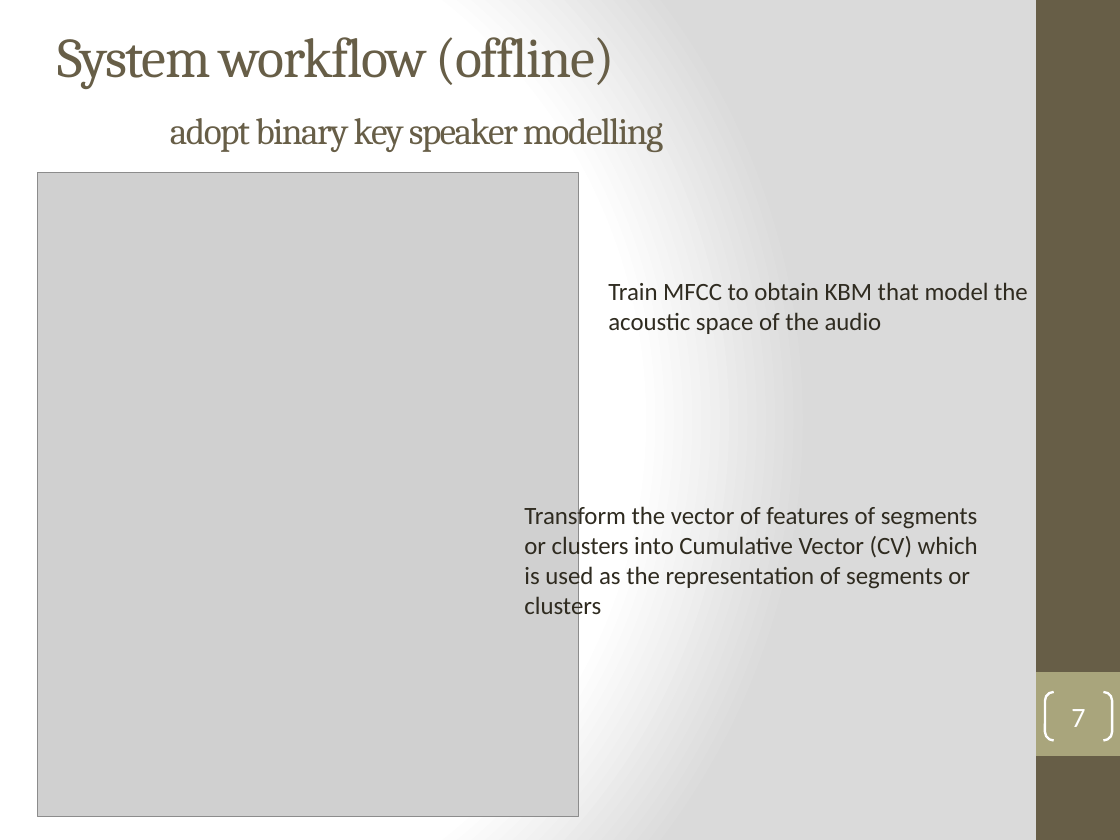
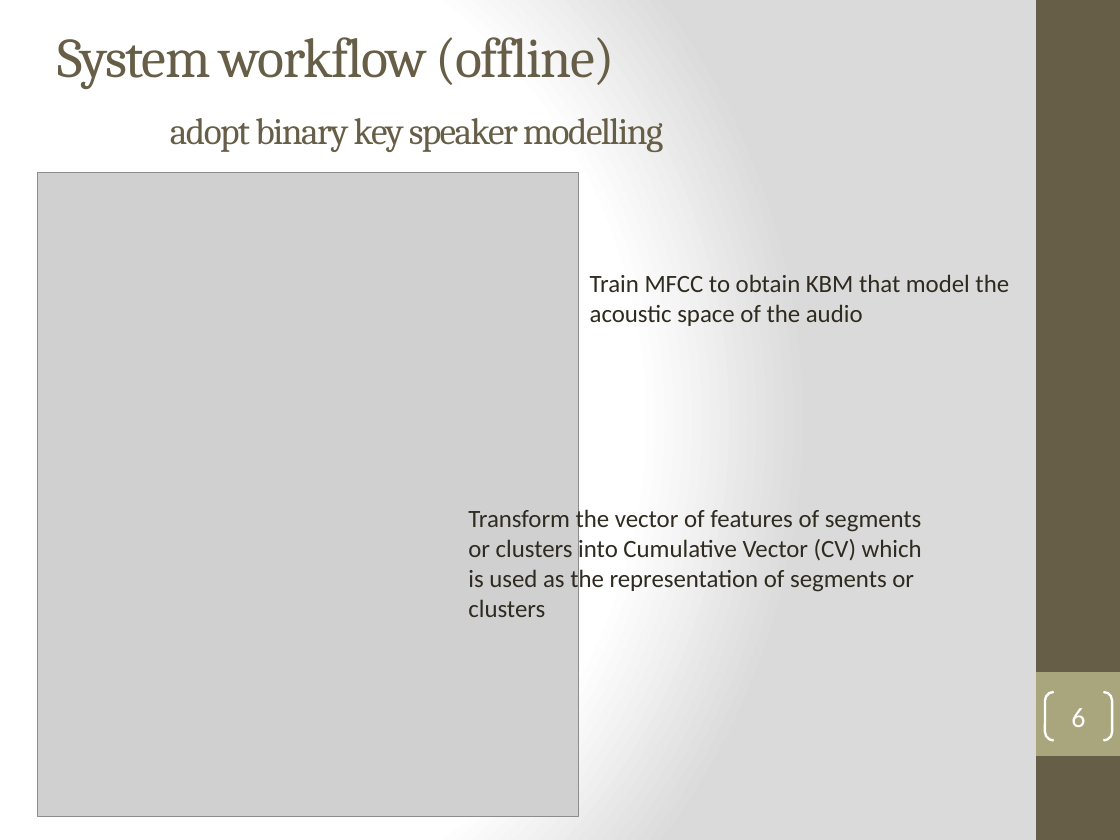
Before and after one commit to henryph/vba_project, a slide deck: slide 6 of Real-time Speaker Recognizer - Oral Examination.pptx (slide 7 before the commit). Drawn at 1120x840 pixels with LibreOffice and Linux fonts; fonts in the diff are those of the drawing; grey boxes stand for pictures. Boxes give left, top, right and bottom in pixels: in the first picture for what was removed or moved away, otherwise in the second. Text is boxed around its words. In the diff, an @@ line names an element or a change of style, - is before the commit and + after.

```diff
--- a/Real-time Speaker Recognizer - Oral Examination.pptx
+++ b/Real-time Speaker Recognizer - Oral Examination.pptx
@@ text "Train MFCC to obtain KBM ...": place and size @@
-text "Train MFCC to obtain KBM ..." at (608,282,1028,334)
+text "Train MFCC to obtain KBM ..." at (590,274,1009,326)
@@ text "Transform the vector of features ..." rewrapped from (524,504,978,620) to (468,507,922,617) @@
@@ page number at (1071,708,1085,727): text changed @@
-7
+6
```
Also in this commit, not shown: 10 other slides changed, 3 slides added, 1 slide removed.
